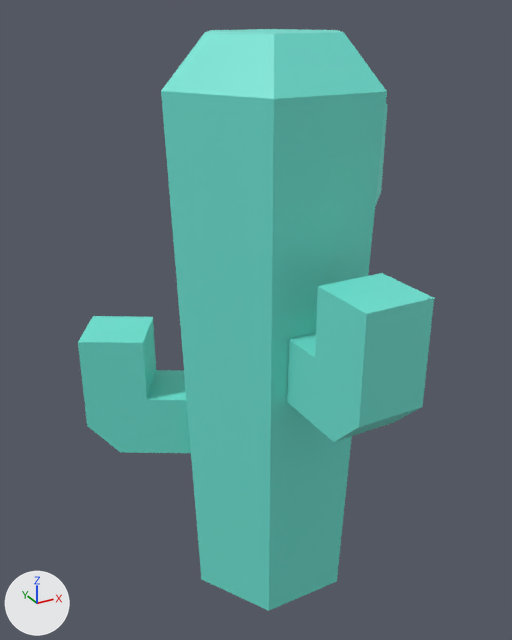
Two versions of the glTF model assets/models/kit/nature_cactus_short.glb, one commit apart.
Before and after are seen from a 50 mm lens placed at (-0.309, -0.532, 0.5), pointed at (-0.021, -0.008, 0.238). Lighting does not change. The marker at lower left points along +X, +Y and +Z. The picture after the commit comes second. Vertices at exactly the same position are counted once.

In view in the first picture: 'nature_cactus_short'.
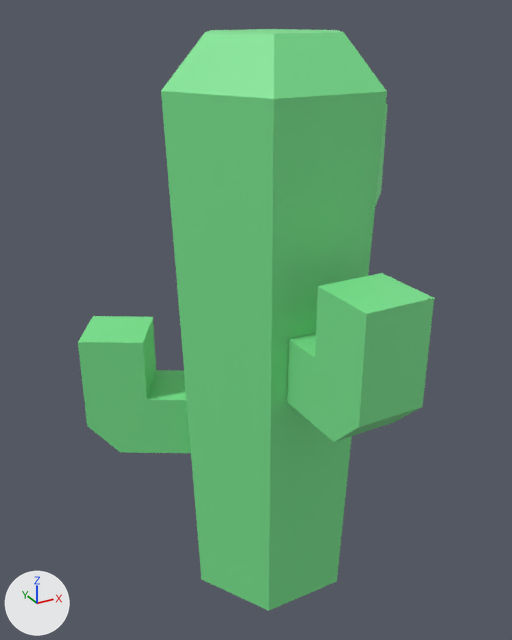
Boxes [x1, y1, x2, y2] around the edits, measured in the pictures (512 x 640 px):
part 1 of me_mesh_cactus_short, recoloured (cyan to green): [78, 29, 434, 611] in both

What the commit changed:
me_mesh_cactus_short has 60 vertices, 116 faces and spans x -0.168..0.173, y -0.18..0.117, z -0.05..0.483.
me_mesh_cactus_short is used by ob_nature_cactus_short; location (0.0, 0.0, 0.0).
me_mesh_cactus_short part 1: 116 faces centred in x -0.158..0.163, y -0.18..0.107, z -0.05..0.483 are repainted in the vertex colours; the middle colour goes from cyan #70e6d6 to green #7ce691.
